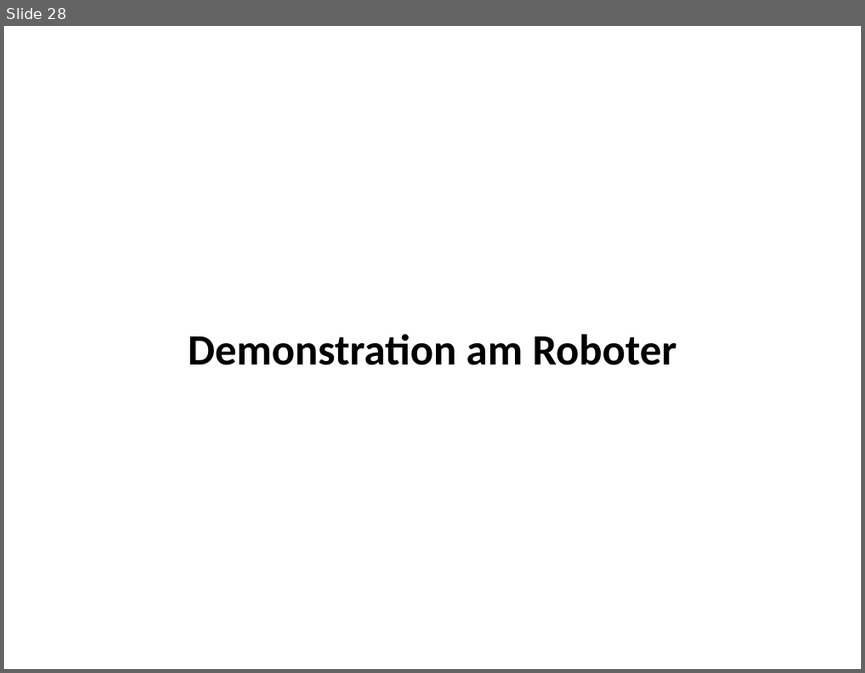
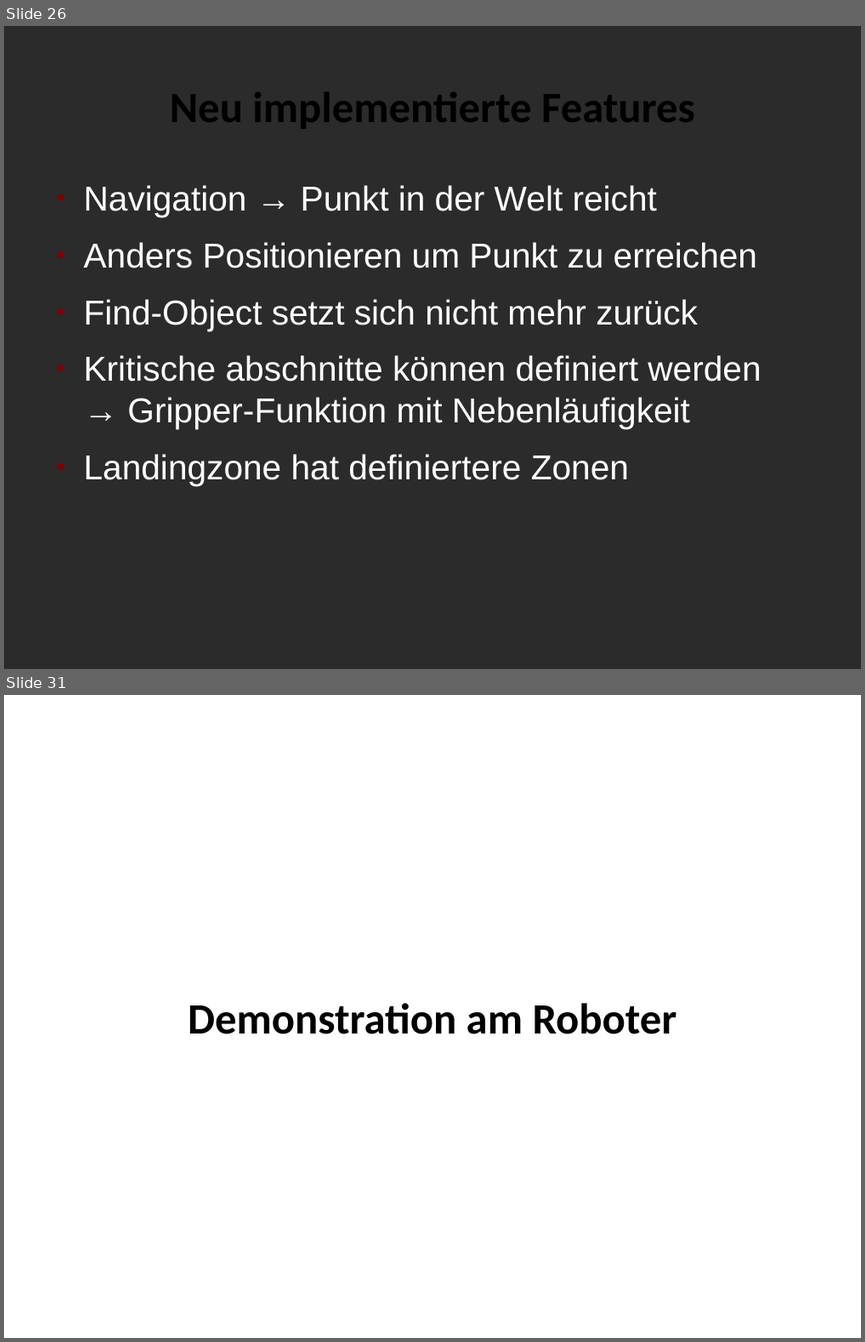
Before and after one commit to K8lcx63/suturo, a slide deck: demo_meilenstein_2/Präsentation.odp. Shown one above the other, each under a label of ours: slide 28 before the commit, slides 26 and 31 after it; the slides between them are not shown. The pictures are 865x673 and 865x1342 pixels, drawn with LibreOffice and Linux fonts; fonts in the diff are those of the drawing; background and template pictures are left out; a plain dark background stands for a picture behind light text. Boxes give left, top, right and bottom in pixels: in the first picture for what was removed or moved away, otherwise in the second. Text is boxed around its words. In the diff, an @@ line names an element or a change of style, - is before the commit and + after.

```diff
--- a/demo_meilenstein_2/Präsentation.odp
+++ b/demo_meilenstein_2/Präsentation.odp
@@ slide 26 added at <box>4,26,861,669</box>, background picture (left out) @@
@@ title added at <box>170,92,695,129</box>, 40 pt, text #000000, bold @@
+Neu implementierte Features
@@ text added at <box>84,185,760,486</box>, 32 pt, text #FFFFFF @@
+● Navigation → Punkt in der Welt reicht
+● Anders Positionieren um Punkt zu erreichen
+● Find-Object setzt sich nicht mehr zurück
+● Kritische abschnitte können definiert werden
+  → Gripper-Funktion mit Nebenläufigkeit
+● Landingzone hat definiertere Zonen
@@ what was slide 28 is now slide 31 @@
```
Also in this commit, not shown: 1 slide changed, 3 other slides added, 1 slide removed, 1 other file.
